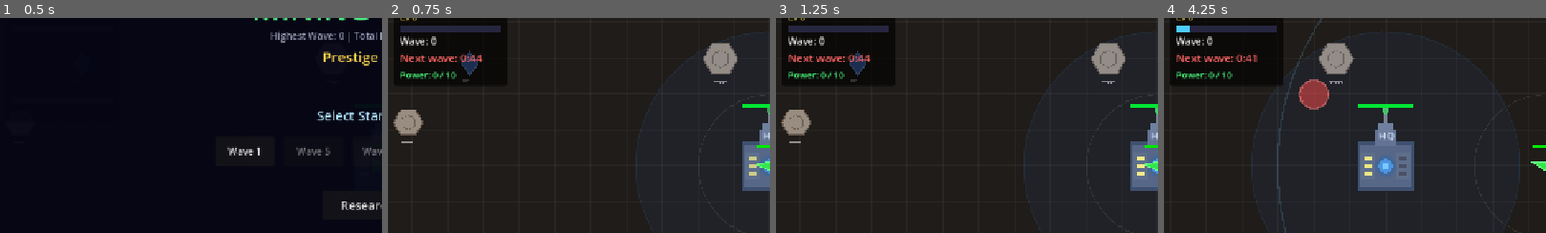
Above: before the commit, frames 1-4 (left to right).
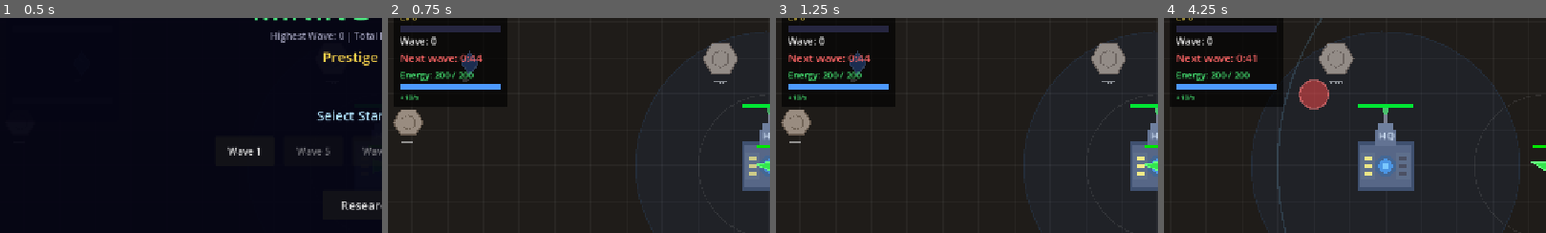
Above: after the commit, the same moments.

Repository: RubenTipparach/godot-sandbox
Game: Godot game, scene res://scenes/main.tscn
The game is run twice, just before and just after one commit, with the same random seed, the same clock (stepped at 60 frames per second) and the same inputs.
Inputs (mouse positions are % of the whole screen's width and height, from its top left):
- Up to frame 1 (0.5 s): no input
- Up to frame 2 (0.75 s): click "Wave 1" at 0.5 s
- Up to frame 3 (1.25 s): no input
- Up to frame 4 (4.25 s): tap Enter at 1.25, 2.75 s; drag from (38, 96) to (60, 28) at 1.27 s; tap Space at 2 s; drag from (41, 96) to (45, 70) at 2.02 s; move the mouse to (45, 96) at 2.77 s; hold D (move_right) 2.78-3.5 s; tap 6 (build_lightning) at 2.85 s; click (45, 96) at 2.92 s; drag from (48, 96) to (20, 35) at 3.52 s
The pictures show only the part of the screen within x 0-50%, y 16-66%; the shares and areas given below are measured in that part.

Frame 1 is identical in both runs. In frame 2, 1.5% of the frame differs, in the area x 1-32%, y 24-42%; in frame 3, 1.5%; in frame 4, 2.0%, in the area x 1-32%, y 3-42%.

Commit message:
balance, refactoring stuff coming soon

Diff:
--- a/godot-sandbox/scripts/hud.gd
+++ b/godot-sandbox/scripts/hud.gd
@@ -1009,30 +1009,29 @@
 	alien_count_label.text = "Aliens: %d" % ac
 	alien_count_label.visible = ac > 0
 
-	# Power display
-	var power_used = int(power_cons)
-	var power_available = int(power_gen)
-	power_label.text = "Power: %d / %d" % [power_used, power_available]
+	# Energy display
+	power_label.text = "Energy: %d / %d" % [int(power_bank), int(max_power_bank)]
 	if power_gen >= power_cons:
 		power_label.add_theme_color_override("font_color", Color(0.3, 1.0, 0.5))
 	else:
 		power_label.add_theme_color_override("font_color", Color(1.0, 0.3, 0.3))
 
-	# Power bank bar
+	# Energy bar
+	power_bar_bg.visible = true
+	power_rate_label.visible = true
 	if max_power_bank > 0:
-		power_bar_bg.visible = true
-		power_rate_label.visible = true
 		power_bar_fill.size.x = 170.0 * clampf(power_bank / max_power_bank, 0.0, 1.0)
-		if power_gen >= power_cons:
-			power_bar_fill.color = Color(0.3, 0.6, 1.0)
-			var net = power_gen - power_cons
-			power_rate_label.text = "Battery: +%.0f/s" % net if net > 0 else "Battery: Full"
-		else:
-			power_bar_fill.color = Color(1.0, 0.4, 0.2)
-			power_rate_label.text = "Battery: -%.0f/s" % (power_cons - power_gen)
 	else:
-		power_bar_bg.visible = false
-		power_rate_label.visible = false
+		power_bar_fill.size.x = 0.0
+	var net = power_gen - power_cons
+	if net >= 0:
+		power_bar_fill.color = Color(0.3, 0.6, 1.0)
+		power_rate_label.text = "+%.0f/s" % net
+		power_rate_label.add_theme_color_override("font_color", Color(0.3, 1.0, 0.5))
+	else:
+		power_bar_fill.color = Color(1.0, 0.4, 0.2)
+		power_rate_label.text = "%.0f/s" % net
+		power_rate_label.add_theme_color_override("font_color", Color(1.0, 0.4, 0.4))
 
 	# Update building costs dynamically
 	_update_build_costs(player)
--- a/godot-sandbox/scripts/main.gd
+++ b/godot-sandbox/scripts/main.gd
@@ -41,11 +41,11 @@
 
 
 func _update_power_system(delta):
-	# Calculate generation (HQ=10, Power Plant=20)
+	# Calculate generation (HQ=10, Power Plant=40)
 	var hq_count = get_tree().get_nodes_in_group("hq").size()
 	var all_plants = get_tree().get_nodes_in_group("power_plants").size()
 	var plant_count = all_plants - hq_count  # HQ is also in power_plants group
-	total_power_gen = hq_count * 10.0 + plant_count * 20.0
+	total_power_gen = hq_count * 10.0 + plant_count * 40.0
 
 	# Calculate consumption
 	var turret_count = get_tree().get_nodes_in_group("turrets").size()
@@ -55,9 +55,9 @@
 	var pylon_count = get_tree().get_nodes_in_group("pylons").size()
 	total_power_consumption = turret_count * 5.0 + factory_count * 8.0 + lightning_count * 10.0 + slow_count * 8.0 + pylon_count * 2.0
 
-	# Calculate battery capacity (50 per battery)
+	# Calculate energy storage capacity (HQ = 200 base, each battery = 50)
 	var battery_count = get_tree().get_nodes_in_group("batteries").size()
-	max_power_bank = battery_count * 50.0
+	max_power_bank = hq_count * 200.0 + battery_count * 50.0
 
 	if total_power_gen >= total_power_consumption:
 		power_on = true
@@ -388,6 +388,9 @@
 		wave_number = starting_wave - 1
 		wave_timer = 5.0  # Short delay before first wave
 
+	# Start with HQ energy bank full
+	power_bank = 200.0
+
 	# Initialize first wave direction
 	next_wave_direction = randf() * TAU
 	if is_instance_valid(hud_node):
--- a/godot-sandbox/scripts/player.gd
+++ b/godot-sandbox/scripts/player.gd
@@ -6,7 +6,7 @@
 const BASE_SHOOT_COOLDOWN = 0.25
 const BASE_MINE_RANGE = 80.0
 const BASE_AUTO_MINE_INTERVAL = 0.5
-const BASE_GEM_COLLECT_RANGE = 80.0
+const BASE_GEM_COLLECT_RANGE = 20.0
 const MAP_HALF_SIZE = 1000.0
 
 var health: int = 100
@@ -291,16 +291,17 @@
 	for i in range(mini(heads, sorted_res.size())):
 		var r = sorted_res[i]["node"]
 		mine_targets.append(r)
+		var res_pos = r.global_position
 		var result = r.mine(qty)
 		if result["type"] == "iron":
 			iron += result["amount"]
 		elif result["type"] == "crystal":
 			crystal += result["amount"]
-		# Drop XP gem at the resource location
-		if result["amount"] > 0:
+		# Drop XP gem when resource is fully depleted
+		if result["amount"] > 0 and not is_instance_valid(r):
 			var gem = preload("res://scenes/xp_gem.tscn").instantiate()
-			gem.global_position = r.global_position if is_instance_valid(r) else global_position
-			gem.xp_value = maxi(1, result["amount"] / 3)
+			gem.global_position = res_pos
+			gem.xp_value = maxi(1, result["amount"])
 			get_tree().current_scene.add_child(gem)
 
 
@@ -444,8 +445,12 @@
 func get_building_cost(type: String) -> Dictionary:
 	var base = BASE_COSTS.get(type, {"iron": 10, "crystal": 5})
 	var count = get_tree().get_nodes_in_group(type + "s").size()
-	# Each additional building costs 50% more (compounding)
-	var multiplier = pow(1.5, count)
+	var multiplier: float
+	match type:
+		"wall", "pylon":
+			multiplier = pow(1.15, count)
+		_:
+			multiplier = pow(1.5, count)
 	return {
 		"iron": int(base["iron"] * multiplier),
 		"crystal": int(base["crystal"] * multiplier)
--- a/godot-sandbox/scripts/tech_tree.gd
+++ b/godot-sandbox/scripts/tech_tree.gd
@@ -90,6 +90,7 @@
 var drag_start_mouse: Vector2 = Vector2.ZERO
 var drag_start_pan: Vector2 = Vector2.ZERO
 const DRAG_THRESHOLD = 5.0
+const PAN_MARGIN = 60.0  # Extra margin beyond outermost nodes
 
 
 func _ready():
@@ -351,6 +352,33 @@
 	draw_string(font, Vector2(text_x, text_y + 56), cost_text, HORIZONTAL_ALIGNMENT_LEFT, -1, 14, cost_color)
 
 
+func _clamp_pan():
+	# Calculate tree center (average of all node positions) and extents
+	var avg = Vector2.ZERO
+	var min_pos = Vector2(INF, INF)
+	var max_pos = Vector2(-INF, -INF)
+	for pos in NODE_LAYOUT.values():
+		avg += pos
+		min_pos.x = minf(min_pos.x, pos.x)
+		min_pos.y = minf(min_pos.y, pos.y)
+		max_pos.x = maxf(max_pos.x, pos.x)
+		max_pos.y = maxf(max_pos.y, pos.y)
+	avg /= NODE_LAYOUT.size()
+
+	# Tree half-extent with padding
+	var tree_half = (max_pos - min_pos) / 2.0 + Vector2(HALF_NODE + PAN_MARGIN, HALF_NODE + PAN_MARGIN)
+	var view_half = size / 2.0
+
+	# Center offset: pan_offset that places tree center at screen center
+	var center_pan = -avg
+
+	# Allow panning only as far as needed to see edges
+	var max_pan_x = maxf(0.0, tree_half.x - view_half.x)
+	var max_pan_y = maxf(0.0, tree_half.y - view_half.y)
+	pan_offset.x = clampf(pan_offset.x, center_pan.x - max_pan_x, center_pan.x + max_pan_x)
+	pan_offset.y = clampf(pan_offset.y, center_pan.y - max_pan_y, center_pan.y + max_pan_y)
+
+
 func _gui_input(event: InputEvent):
 	if event is InputEventMouseButton and event.button_index == MOUSE_BUTTON_LEFT:
 		if event.pressed:
@@ -367,6 +395,7 @@
 				is_dragging = true
 			if is_dragging:
 				pan_offset = drag_start_pan + (event.position - drag_start_mouse)
+				_clamp_pan()
 		_update_hovered_node(event.position)
 
 
